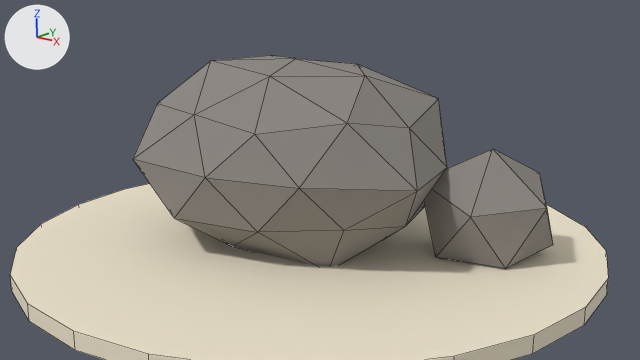
The Blender file tools/mcp/blender-mcp/15-Recursos/roca_comun_lowpoly.blend as it was, and as the next commit left it.
Rendered twice from the file's camera 'CAM_Roca'. Lighting does not change. The marker at upper left points along +X, +Y and +Z. The first picture is the older version. Mesh edges are drawn as thin lines.

Names of what the first picture shows: 'Base_Arena', 'SM_Roca_Comun', 'SM_Roca_Comun_Chica'.
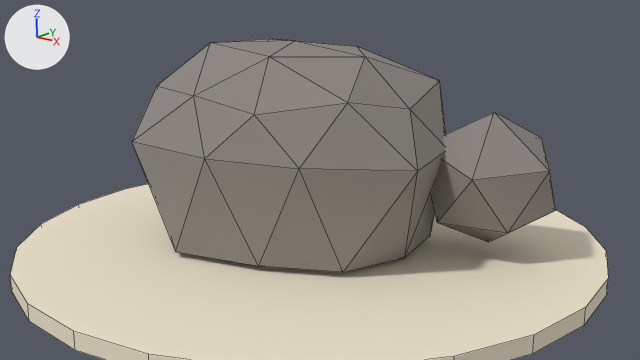
The change, as a diff of the scene's bpy script:
```diff
--- a/tools/mcp/blender-mcp/15-Recursos/roca_comun_lowpoly.blend.py
+++ b/tools/mcp/blender-mcp/15-Recursos/roca_comun_lowpoly.blend.py
@@ me_sm_roca_comun @@
 me_sm_roca_comun.from_pydata(...)  # 42 vertices, 80 faces; spans x -1.69..1.8, y -1.32..1.4, z -0.12..1.9
 # used by ob_sm_roca_comun; location = (0.0, 0.0, 0.0); scale = (0.72, 0.72, 0.72)
+# me_sm_roca_comun part 1: all 15 vertices in x -1.39..1.38, y -1.28..1.24, z -0.11..0.49 are scaled about their middle by (1, 1, 0), then moved by (0.0, 0.0, -0.31)
 me_sm_roca_comun.materials.append(mat_mat_roca)
@@ ob_sm_roca_comun @@
 ob_sm_roca_comun = bpy.data.objects.new('SM_Roca_Comun', me_sm_roca_comun)
-ob_sm_roca_comun.location = (0.0, 0.0, 0.0)
+ob_sm_roca_comun.location = (0.0, 0.0, 0.131)
 ob_sm_roca_comun.scale = (0.72, 0.72, 0.72)
@@ ob_sm_roca_comun_chica @@
 ob_sm_roca_comun_chica = bpy.data.objects.new('SM_Roca_Comun_Chica', me_sm_roca_comun_chica)
-ob_sm_roca_comun_chica.location = (1.35, 0.55, 0.302)
+ob_sm_roca_comun_chica.location = (1.35, 0.55, 0.561)
 ob_sm_roca_comun_chica.rotation_euler = (0.2, -0.15, 1.1)  # degrees (11, -8.6, 63)
```

Pixel boxes [x1, y1, x2, y2] of what changed, in the pictures (640 x 360 px; the box of a moved part takes in the faces that stretch with it):
'SM_Roca_Comun', reshaped, moved (10% taller): before [133, 55, 447, 266]; after [132, 39, 446, 272]
'SM_Roca_Comun_Chica', moved: before [425, 149, 553, 269]; after [431, 112, 555, 242]
part 1 of me_sm_roca_comun, moved or reshaped: before [133, 159, 447, 266]; after [132, 142, 444, 272]
